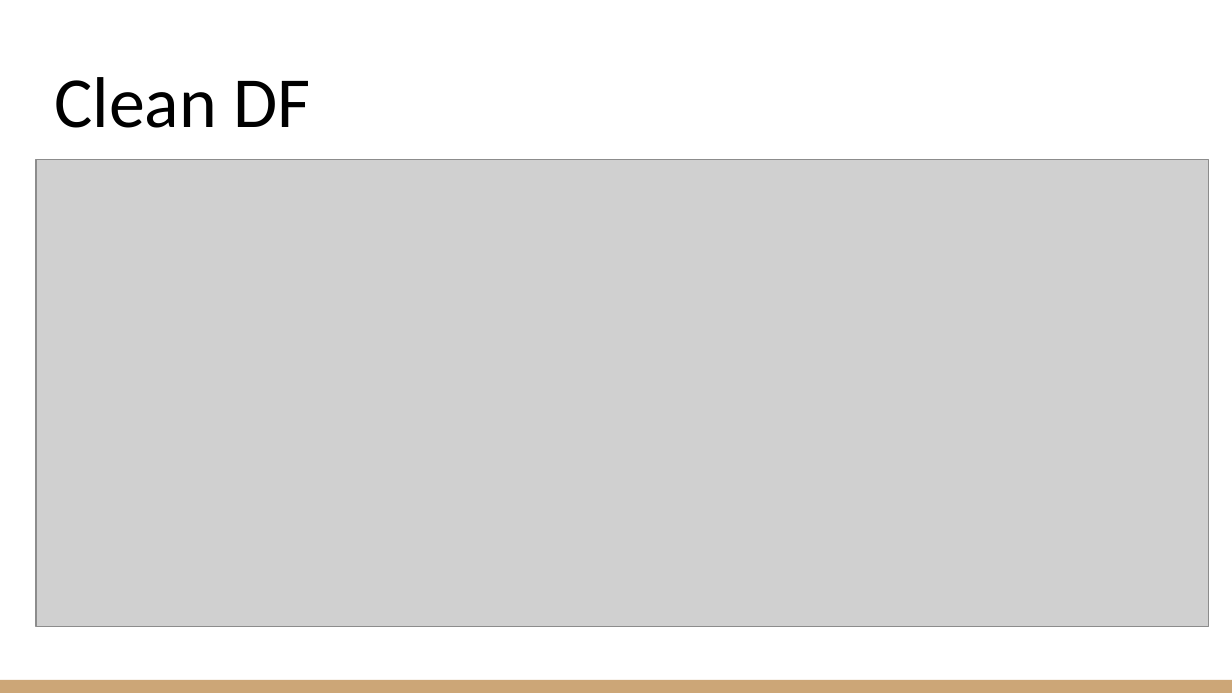
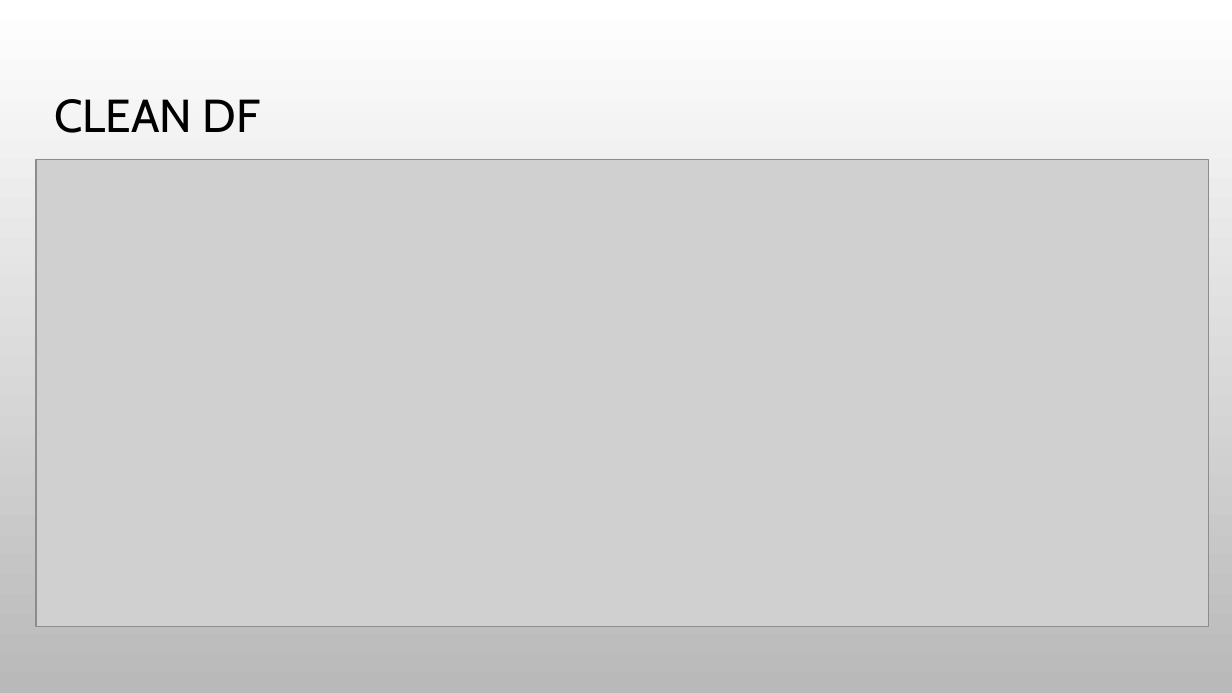
Before and after one commit to bradsmart1998/Project_4_Real_Estate_Regression, a slide deck: slide 8 of Project 4 - Perth House Prices.pptx. Drawn at 1232x693 pixels with LibreOffice and Linux fonts; fonts in the diff are those of the drawing; grey boxes stand for pictures; background and template pictures are left out. Boxes give left, top, right and bottom in pixels: in the first picture for what was removed or moved away, otherwise in the second. Text is boxed around its words. In the diff, an @@ line names an element or a change of style, - is before the commit and + after.

```diff
--- a/Project 4 - Perth House Prices.pptx
+++ b/Project 4 - Perth House Prices.pptx
@@ background #FFFFFF to picture (left out) @@
@@ title at (54,99,261,133): text changed; size 42 to 27 pt; font Calibri to Cabin @@
-Clean DF
+CLEAN DF
@@ rectangle removed at (0,680,1232,693) @@
```
Also in this commit, not shown: 12 other slides changed.
